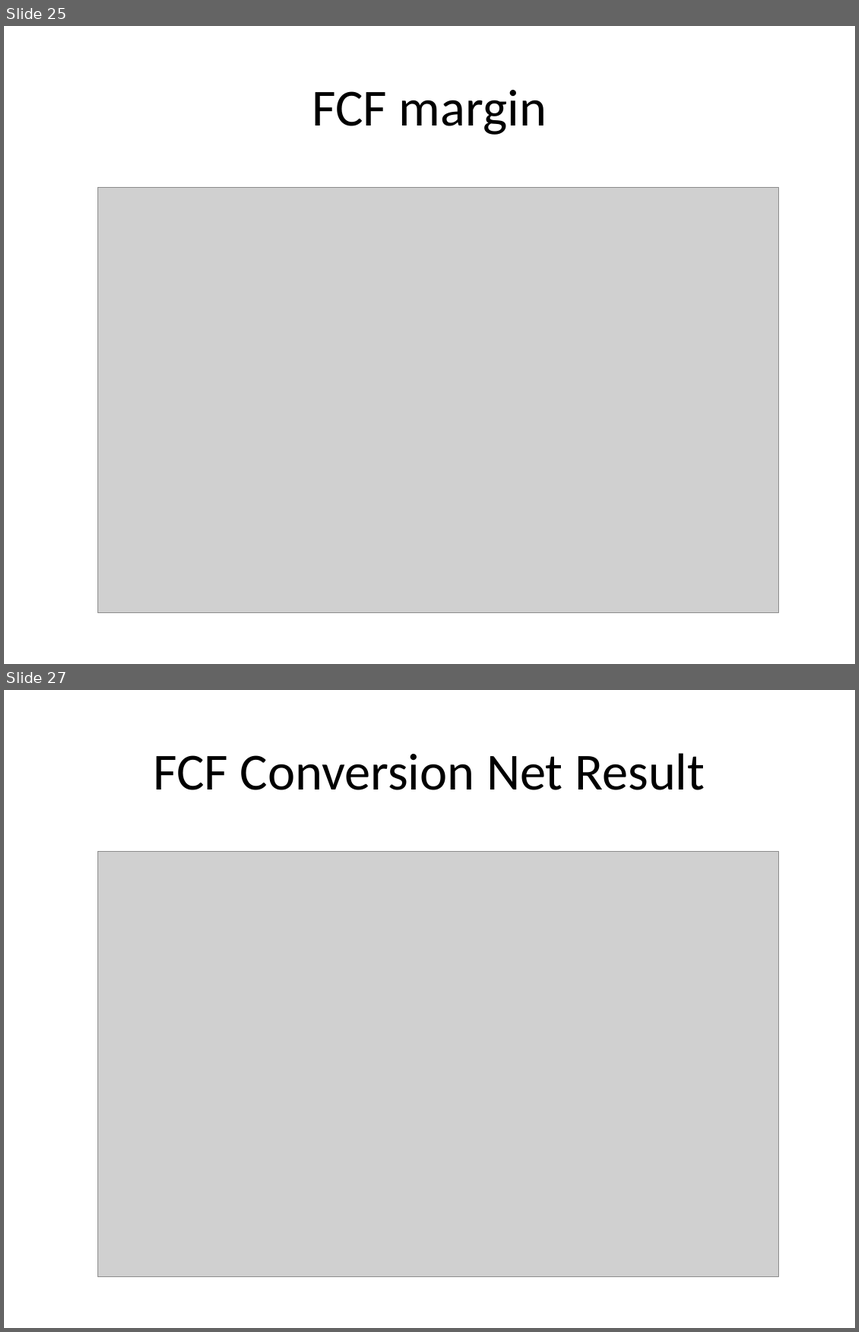
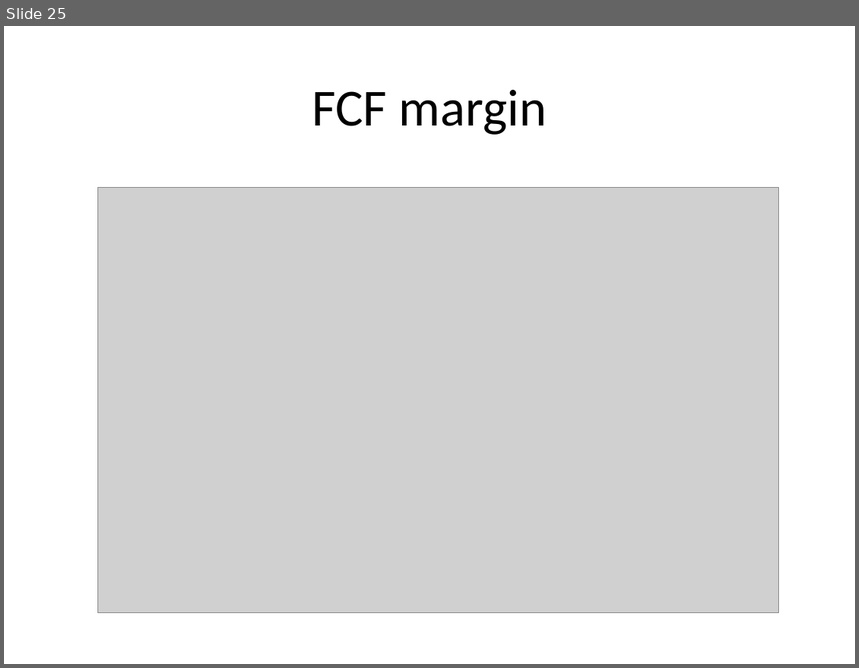
Before and after one commit to Mathiascalifornia/Fundamental-Analysis, a slide deck: Output_english_example.pptx. Shown one above the other, each under a label of ours: slides 25 and 27 before the commit, slide 25 after it; the slides between them are not shown. The pictures are 859x1332 and 859x668 pixels, drawn with LibreOffice and Linux fonts; fonts in the diff are those of the drawing; grey boxes stand for pictures. Boxes give left, top, right and bottom in pixels: in the first picture for what was removed or moved away, otherwise in the second. Text is boxed around its words. In the diff, an @@ line names an element or a change of style, - is before the commit and + after.

```diff
--- a/Output_english_example.pptx
+++ b/Output_english_example.pptx
@@ slide 27 removed at bbox=[4, 690, 855, 1328], background #FFFFFF @@
@@ title removed at bbox=[153, 753, 705, 790] @@
-FCF Conversion Net Result
@@ picture removed at bbox=[97, 852, 778, 1277] @@
```
Also in this commit, not shown: 4 slides changed, 2 slides added, 2 other slides removed, 7 other files.
